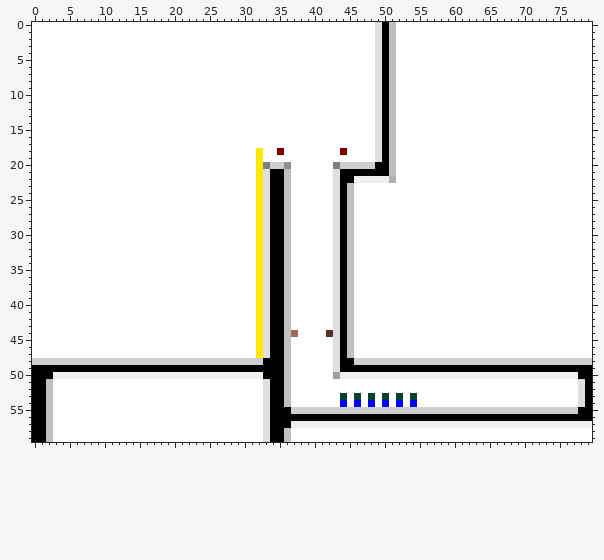
Sprite sheet -- source/level_data/layouts/level7/layer2.png. That is the earlier state.
The file is 80x60 pixels.
Once edited:
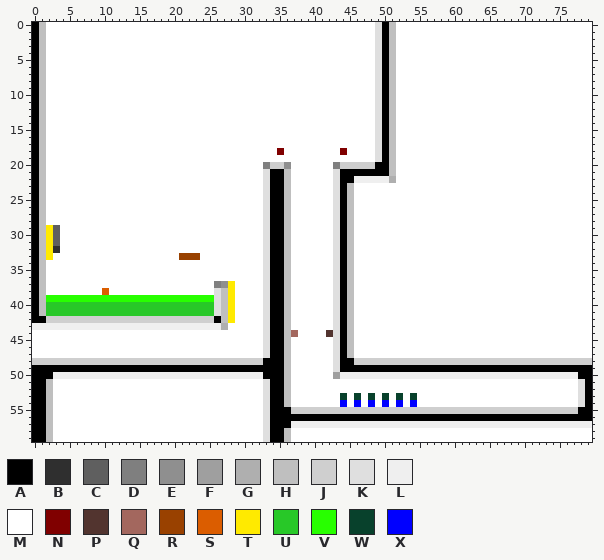
Palette (. is transparent): A #000000  B #2f2f2f  C #5f5f5f  D #7f7f7f  E #8f8f8f  F #9f9f9f  G #afafaf  H #bfbfbf  J #cfcfcf  K #dfdfdf  L #efefef  M #ffffff  N #800000  P #52342f  Q #a3675e  R #994100  S #db5d00  T #ffea00  U #28c828  V #28ff00  W #08412c  X #0000ff
The edit:
The edit turns colour M into colour A in rows 0 to 41 at x 0; in row 42 at x 0 to 1 and 26.
The edit turns colour M into colour B in row 32 at x 3.
The edit turns colour M into colour C in rows 29 to 31 at x 3.
The edit turns colour M into colour D in row 37 at x 26.
The edit turns colour M into colour E in row 37 at x 27.
The edit turns colour M into colour G in row 43 at x 27.
The edit turns colour M into colour H in rows 0 to 37 at x 1; in rows 38 to 41 at x 1 and 27; in row 42 at x 27.
The edit turns colour M into colour J in row 42 at x 2 to 25.
The edit turns colour M into colour K in rows 38 to 41 at x 26.
The edit turns colour M into colour L in row 43 at x 0 to 26.
The edit turns colour T into colour M in rows 18 to 47 at x 32.
The edit turns colour M into colour R in row 33 at x 21 to 23.
The edit turns colour M into colour S in row 38 at x 10.
The edit turns colour M into colour T in rows 29 to 33 at x 2; in rows 37 to 42 at x 28.
The edit turns colour M into colour U in rows 40 to 41 at x 2 to 25.
The edit turns colour M into colour V in row 39 at x 2 to 25.
